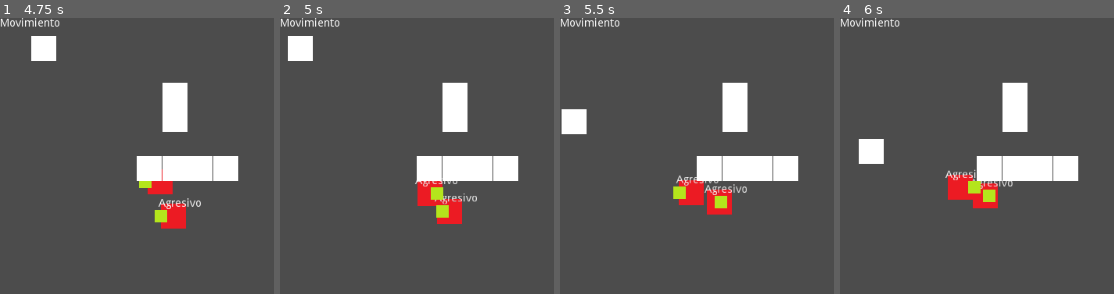
Above: before the commit, frames 1-4 (left to right).
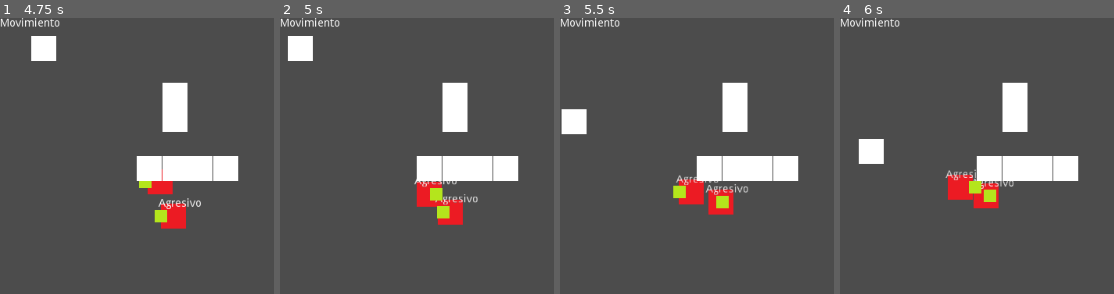
Above: after the commit, the same moments.

Repository: Metecko/Conejo-Magico
Game: Godot game, scene res://escenas/Principal/Principal.tscn
The game is run twice, just before and just after one commit, with the same random seed, the same clock (stepped at 60 frames per second) and the same inputs.
Inputs (mouse positions are in pixels of both pictures, inside the frame that each line leads up to):
- Up to frame 1 (4.75 s): tap Enter at 0.5 s; move the mouse to (outside the picture) at 0.52 s; hold Right (ui_right) 0.53-1.28 s; hold Space (bastonazo) 0.53-1.28 s; move the mouse to (241, 274) at 1.27 s; hold Down (ui_down) 1.28-2.03 s; right-click (241, 274) at 1.35 s; move the mouse to (outside the picture) at 2.02 s; hold Right (ui_right) 2.03-2.78 s; tap Shift (dash) at 2.1 s; move the mouse to (outside the picture) at 2.77 s; hold Up (ui_up) 2.78-3.53 s; click (outside the picture) at 2.85 s; move the mouse to (outside the picture) at 3.52 s; hold Space (bastonazo) 3.53-4.28 s; hold Left (ui_left) from 3.53 s (still down); move the mouse to (158, 180) at 4.27 s; right-click (158, 180) at 4.35 s
- Up to frame 2 (5 s): keep holding Left (ui_left)
- Up to frame 3 (5.5 s): move the mouse to (outside the picture) at 5.02 s; release Left (ui_left) at 5.03 s; hold Down (ui_down) from 5.03 s (still down); tap Shift (dash) at 5.1 s
- Up to frame 4 (6 s): move the mouse to (outside the picture) at 5.77 s; release Down (ui_down) at 5.78 s; hold Right (ui_right) from 5.78 s (still down); click (outside the picture) at 5.85 s

Frame 1 is identical in both runs. In frame 2, 0.7% of the frame differs, in the area x 48-73%, y 57-75%; in frame 3, 0.7%; in frame 4, 0.5%.

Commit message:
mejorando navigacion

Diff:
--- a/entidades/enemigos/creep/Creep.tscn
+++ b/entidades/enemigos/creep/Creep.tscn
@@ -12,7 +12,7 @@
 [sub_resource type="CircleShape2D" id=1]
 
 [sub_resource type="CircleShape2D" id=2]
-radius = 15.4395
+radius = 16.0
 
 [node name="Creep" type="KinematicBody2D"]
 position = Vector2( 295.786, 111.521 )
--- a/entidades/obstaculos/Obstaculo.tscn
+++ b/entidades/obstaculos/Obstaculo.tscn
@@ -7,7 +7,7 @@
 
 [node name="KinematicBody2D" type="StaticBody2D"]
 collision_layer = 4
-collision_mask = 3
+collision_mask = 11
 
 [node name="Sprite" type="Sprite" parent="."]
 texture = ExtResource( 1 )
--- /dev/null
+++ b/escenas/ControlPuntosPath.gd
@@ -0,0 +1,8 @@
+extends Node2D
+class_name ControlPuntosPath
+
+
+
+
+func _process(delta):
+	print($Area2D.get_overlapping_bodies())
--- /dev/null
+++ b/escenas/ControlPuntosPath.tscn
@@ -0,0 +1,19 @@
+[gd_scene load_steps=3 format=2]
+
+[ext_resource path="res://escenas/ControlPuntosPath.gd" type="Script" id=1]
+
+[sub_resource type="CircleShape2D" id=1]
+radius = 0.01
+
+[node name="ControlPuntosPath" type="Node2D"]
+script = ExtResource( 1 )
+__meta__ = {
+"_edit_group_": true
+}
+
+[node name="Area2D" type="Area2D" parent="."]
+collision_layer = 8
+collision_mask = 4
+
+[node name="CollisionShape2D" type="CollisionShape2D" parent="Area2D"]
+shape = SubResource( 1 )
--- a/escenas/Principal/Navigation.gd
+++ b/escenas/Principal/Navigation.gd
@@ -1,5 +1,6 @@
 extends Navigation2D
 
+const CONTROL_PATH: PackedScene = preload("res://escenas/ControlPuntosPath.tscn")
 var jugador_position: Vector2
 var enemigos: Array
 
@@ -20,6 +21,11 @@
 		if estado_controlador.get_estado_actual().name == "Agresivo":
 			var nuevo_path = get_simple_path(enemigo.position, jugador_position)
 			nuevo_path.remove(0)
+			for punto in nuevo_path:
+				var radio_enemigo = enemigo.get_node("CollisionShape2D").shape.radius
+				var control = CONTROL_PATH.instance(radio_enemigo)
+				control.position = punto
+				add_child(control)
 			enemigo.set_path(nuevo_path)
 
 func path_para_enemigos_pasivos():
--- a/project.godot
+++ b/project.godot
@@ -18,6 +18,11 @@
 "class": "AlertaCreep",
 "language": "GDScript",
 "path": "res://entidades/enemigos/creep/estados/Alerta.gd"
+}, {
+"base": "Node2D",
+"class": "ControlPuntosPath",
+"language": "GDScript",
+"path": "res://escenas/ControlPuntosPath.gd"
 }, {
 "base": "Enemigo",
 "class": "Creep",
@@ -67,6 +72,7 @@
 _global_script_class_icons={
 "AgresivoCreep": "",
 "AlertaCreep": "",
+"ControlPuntosPath": "",
 "Creep": "",
 "Enemigo": "",
 "Enemigos": "",
